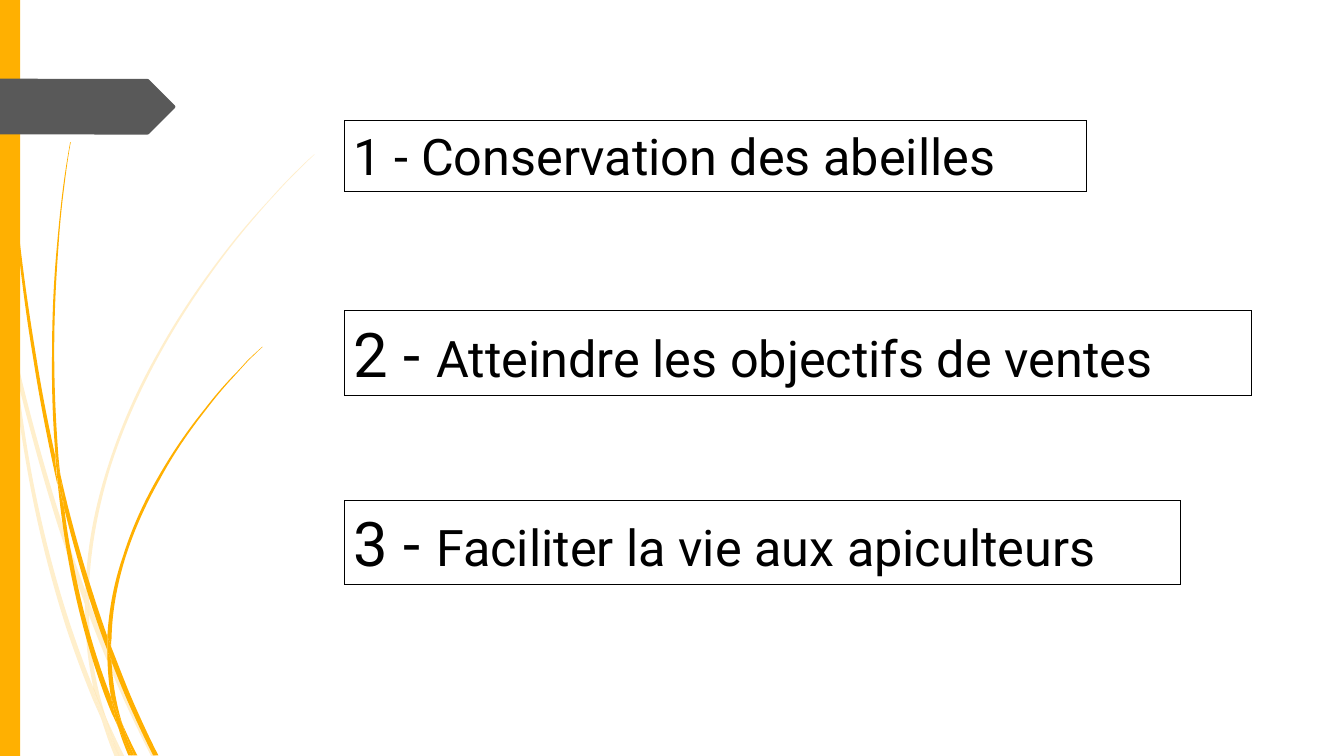
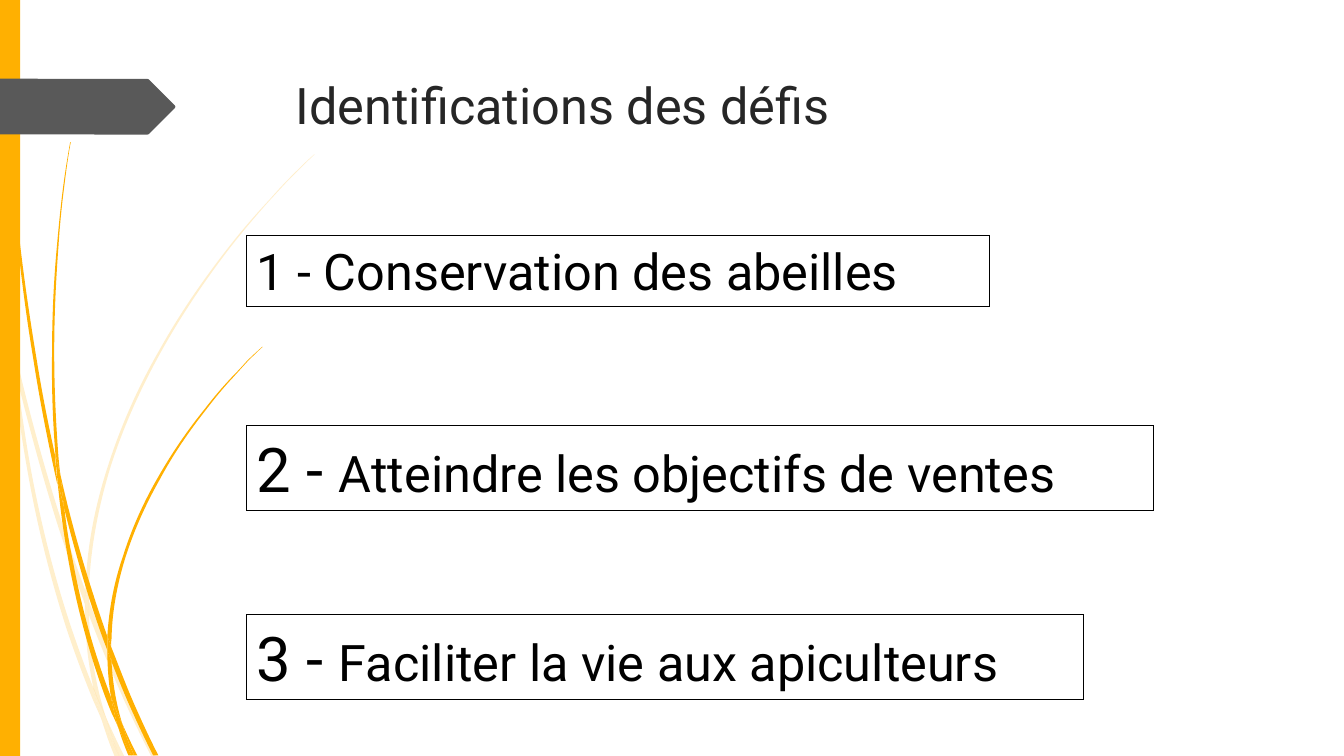
Before and after one commit to fisj2002/Projet_S6_Documentation, a slide deck: slide 9 of Présentation Éthique.pptx (slide 7 before the commit). Drawn at 1344x756 pixels with LibreOffice and Linux fonts; fonts in the diff are those of the drawing; background and template pictures are left out. Boxes give left, top, right and bottom in pixels: in the first picture for what was removed or moved away, otherwise in the second. Text is boxed around its words. In the diff, an @@ line names an element or a change of style, - is before the commit and + after.

```diff
--- a/Présentation Éthique.pptx
+++ b/Présentation Éthique.pptx
@@ title added at [296,85,829,125], 36 pt, text #262626 @@
+Identifications des défis
@@ 3 rectangles: place and size @@
-3 rectangles at [344,121,1251,585]
+3 rectangles at [247,235,1154,700]
```
Also in this commit, not shown: 2 other slides changed, 2 slides added.
